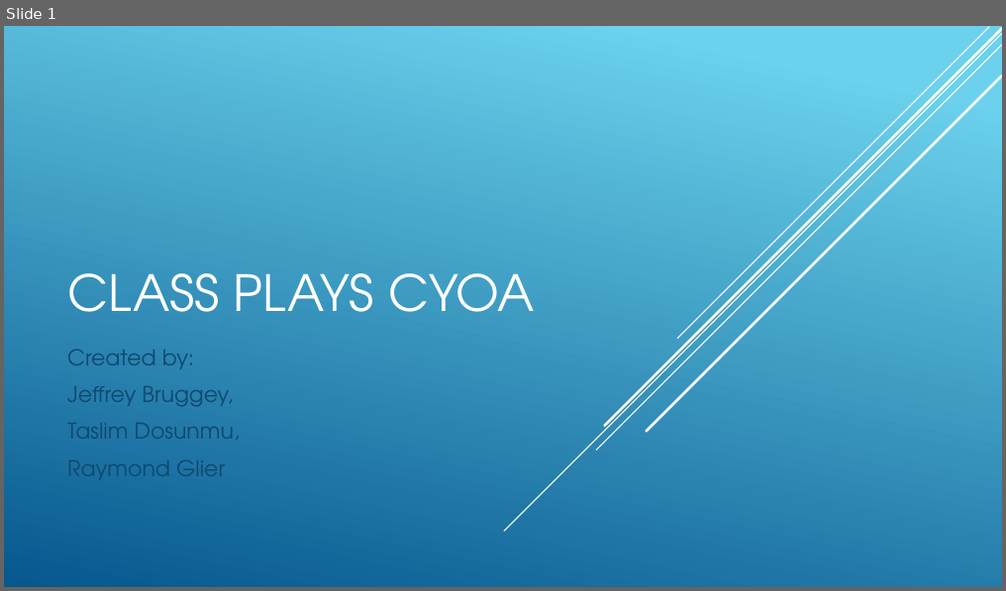
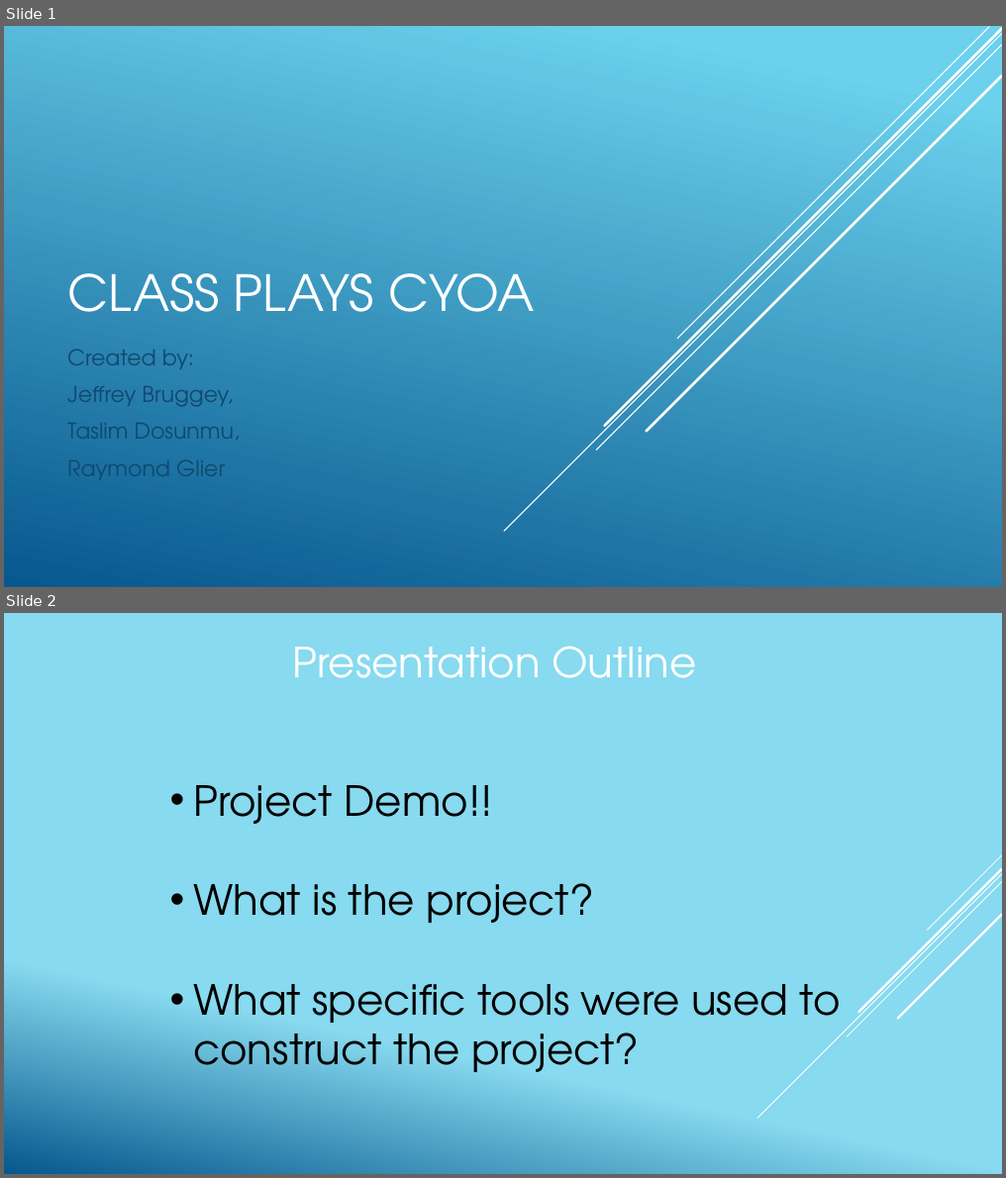
Before and after one commit to JayDosunmu/class_plays_cyoa, a slide deck: SLP_Project_Demo.pptx. Shown one above the other, each under a label of ours: slide 1 before the commit, slides 1 and 2 after it. The pictures are 1006x591 and 1006x1178 pixels, drawn with LibreOffice and Linux fonts; fonts in the diff are those of the drawing. Boxes give left, top, right and bottom in pixels: in the first picture for what was removed or moved away, otherwise in the second. Text is boxed around its words. In the diff, an @@ line names an element or a change of style, - is before the commit and + after.

```diff
--- a/SLP_Project_Demo.pptx
+++ b/SLP_Project_Demo.pptx
@@ slide 2 added at box(4, 613, 1002, 1174), background gradient #88DAEF to #06588E @@
@@ text added at box(293, 646, 696, 678), 40 pt, text #FFFFFF @@
+Presentation Outline
@@ text added at box(193, 785, 841, 1072), 40 pt, text #000000 @@
+• Project Demo!!
+• What is the project?
+• What specific tools were used to construct the project?
@@ group added at box(757, 856, 1002, 1118): 5 lines @@
```
Also in this commit, not shown: 5 other slides added, 1 slide removed.
